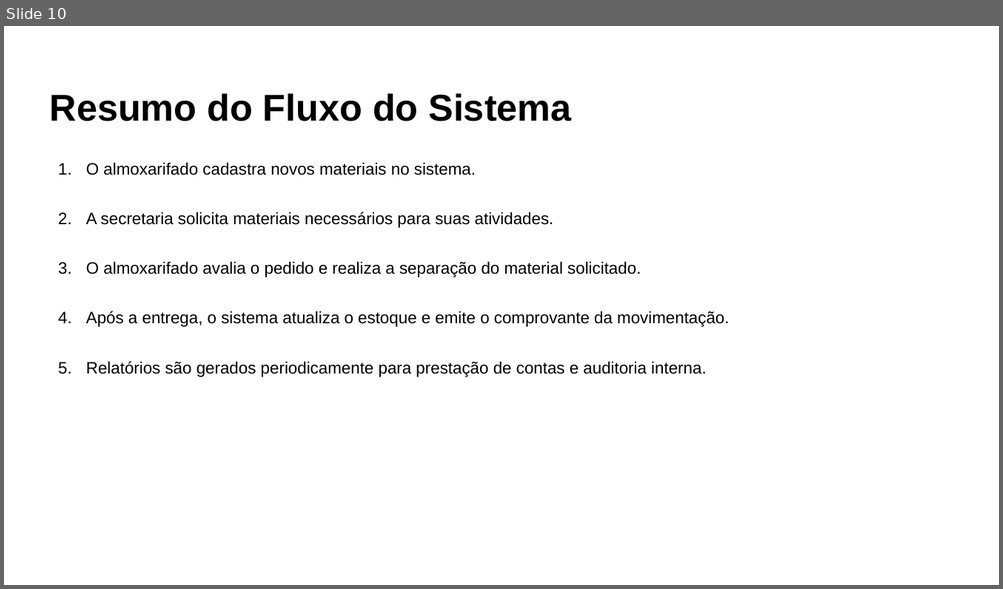
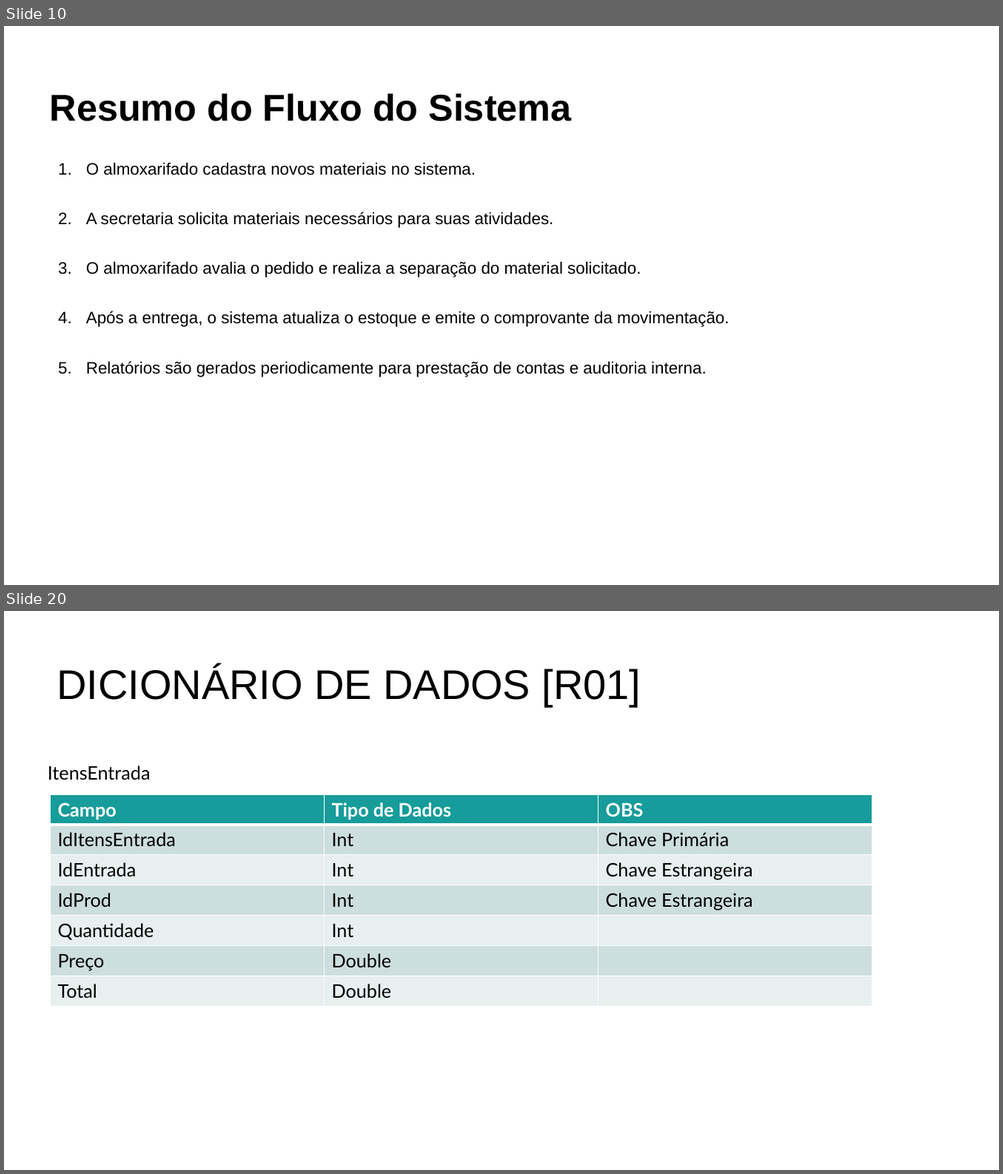
Before and after one commit to cauan1746/almoxarifadoCavinques, a slide deck: Documentacao/ModelagemSistema_TemplateInicial.pptx. Shown one above the other, each under a label of ours: slide 10 before the commit, slides 10 and 20 after it; the slides between them are not shown. The pictures are 1003x589 and 1003x1174 pixels, drawn with LibreOffice and Linux fonts; fonts in the diff are those of the drawing. Boxes give left, top, right and bottom in pixels: in the first picture for what was removed or moved away, otherwise in the second. Text is boxed around its words. In the diff, an @@ line names an element or a change of style, - is before the commit and + after.

```diff
--- a/Documentacao/ModelagemSistema_TemplateInicial.pptx
+++ b/Documentacao/ModelagemSistema_TemplateInicial.pptx
@@ slide 20 added at bbox=[4, 611, 999, 1170], background #FFFFFF @@
@@ text added at bbox=[57, 666, 641, 706], 40 pt, text #000000 @@
+DICIONÁRIO DE DADOS [R01]
@@ text added at bbox=[48, 766, 151, 780], 18 pt, text #000000 @@
+ItensEntrada
@@ table added at bbox=[51, 795, 872, 1006], 7 rows, 3 columns @@
+Campo | Tipo de Dados | OBS
+IdItensEntrada | Int | Chave Primária
+IdEntrada | Int | Chave Estrangeira
+IdProd | Int | Chave Estrangeira
+Quantidade | Int | 
+Preço | Double | 
+Total | Double | 
```
Also in this commit, not shown: 5 slides changed, 6 other slides added, 2 slides removed, 2 other files.
